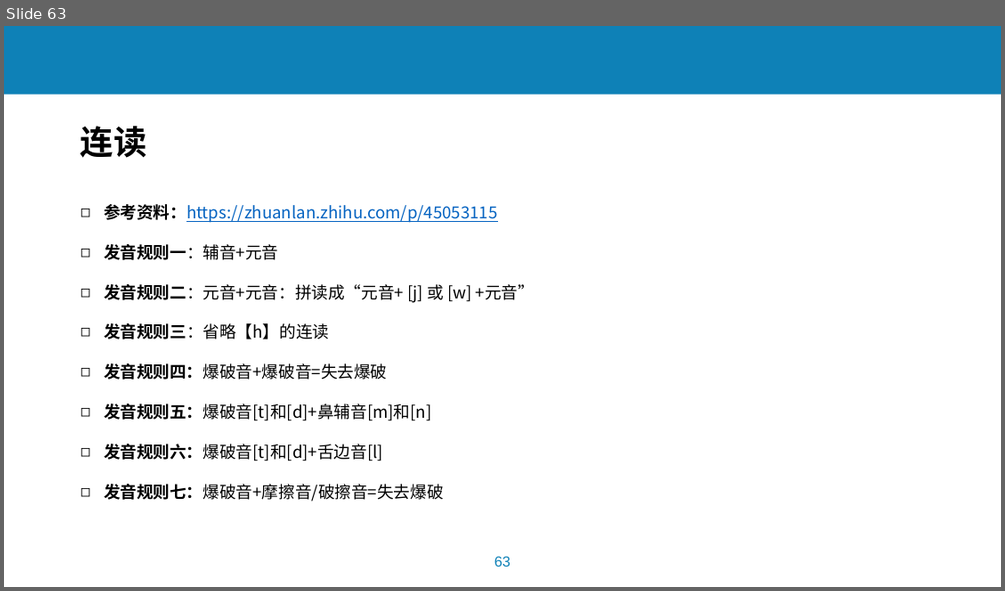
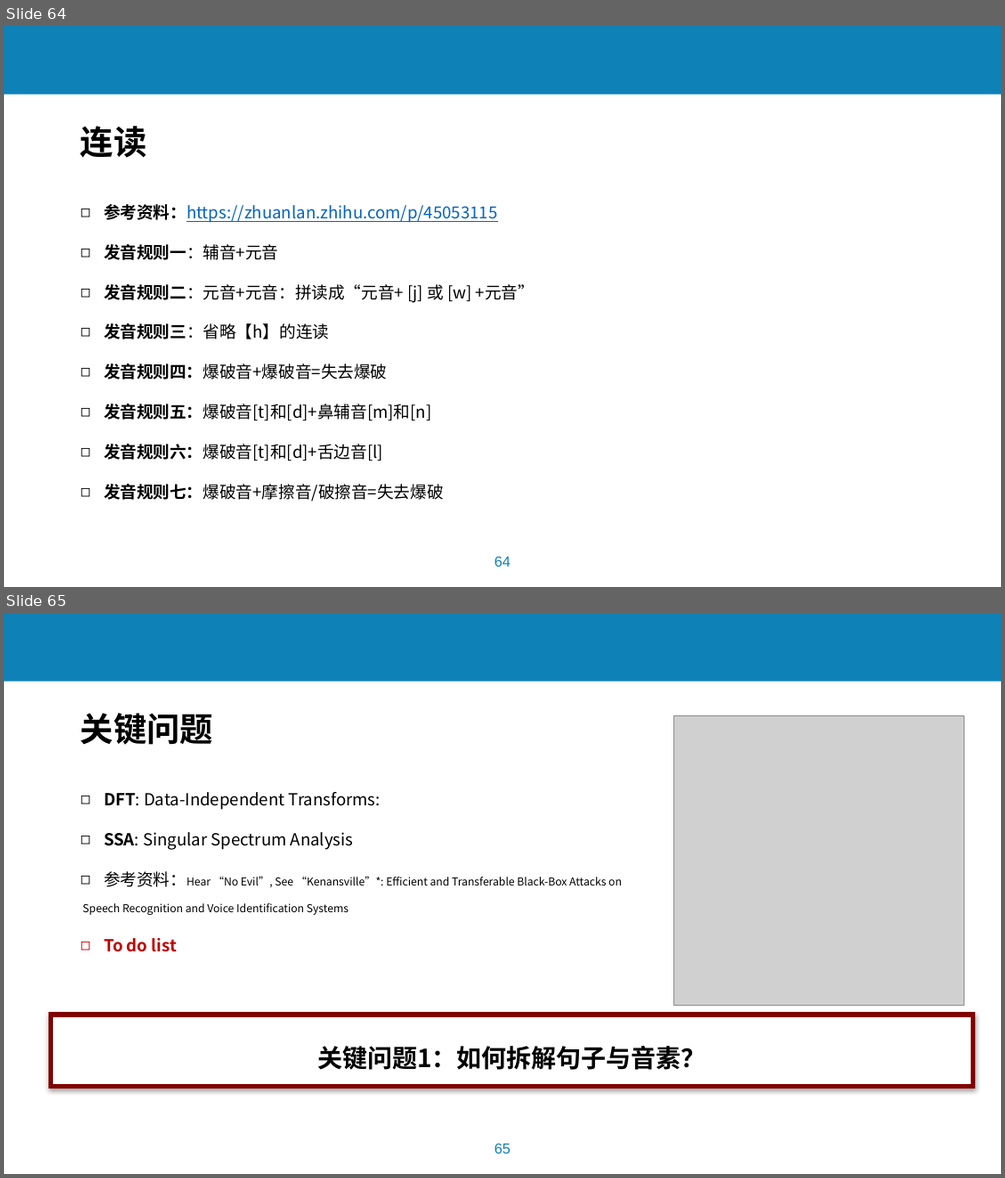
Before and after one commit to lchmoxing/audio_tsm_test, a slide deck: documents/基于音频预处理过程的语音识别系统攻击3.0.pptx. Shown one above the other, each under a label of ours: slide 63 before the commit, slides 64 and 65 after it. The pictures are 1005x591 and 1005x1178 pixels, drawn with LibreOffice and Linux fonts; fonts in the diff are those of the drawing; grey boxes stand for pictures; background and template pictures are left out. Boxes give left, top, right and bottom in pixels: in the first picture for what was removed or moved away, otherwise in the second. Text is boxed around its words. In the diff, an @@ line names an element or a change of style, - is before the commit and + after.

```diff
--- a/documents/基于音频预处理过程的语音识别系统攻击3.0.pptx
+++ b/documents/基于音频预处理过程的语音识别系统攻击3.0.pptx
@@ slide 65 added at (4, 613, 1001, 1174), background #FFFFFF; not listed: 2 template elements that a slide beside it also shows @@
@@ text added at (81, 713, 213, 745), 32 pt, text #000000, bold @@
+关键问题
@@ picture added at (674, 716, 964, 1005) @@
@@ text added at (82, 792, 622, 952), 10.5 pt, text #000000 @@
+◻ DFT: Data-Independent Transforms:
+◻ SSA: Singular Spectrum Analysis
+◻ 参考资料：Hear “No Evil”, See “Kenansville”*: Efficient and Transferable Black-Box Attacks on
+Speech Recognition and Voice Identification Systems
+◻ To do list
@@ rectangle added at (50, 1014, 972, 1086), fill #FFFFFF, outline #800000 4.5 pt, 24 pt, text #000000, bold @@
+关键问题1：如何拆解句子与音素？
@@ what was slide 63 is now slide 64 @@
@@ page number at (494, 556, 510, 566): text changed @@
-63
+64
```
Also in this commit, not shown: 1 slide changed, 8 other slides added.
